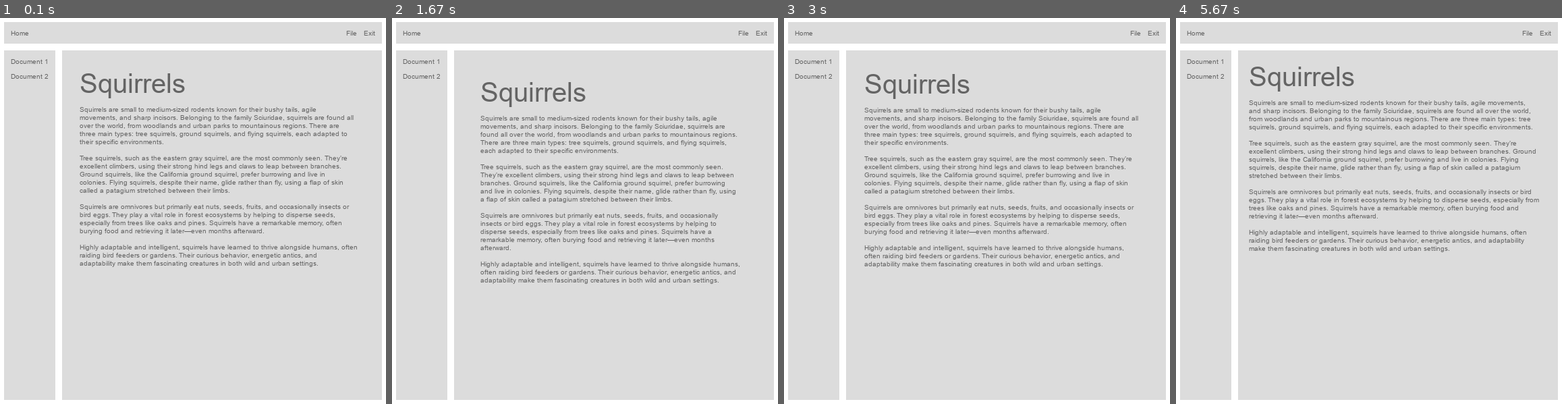
Above: before the commit, frames 1-4 (left to right).
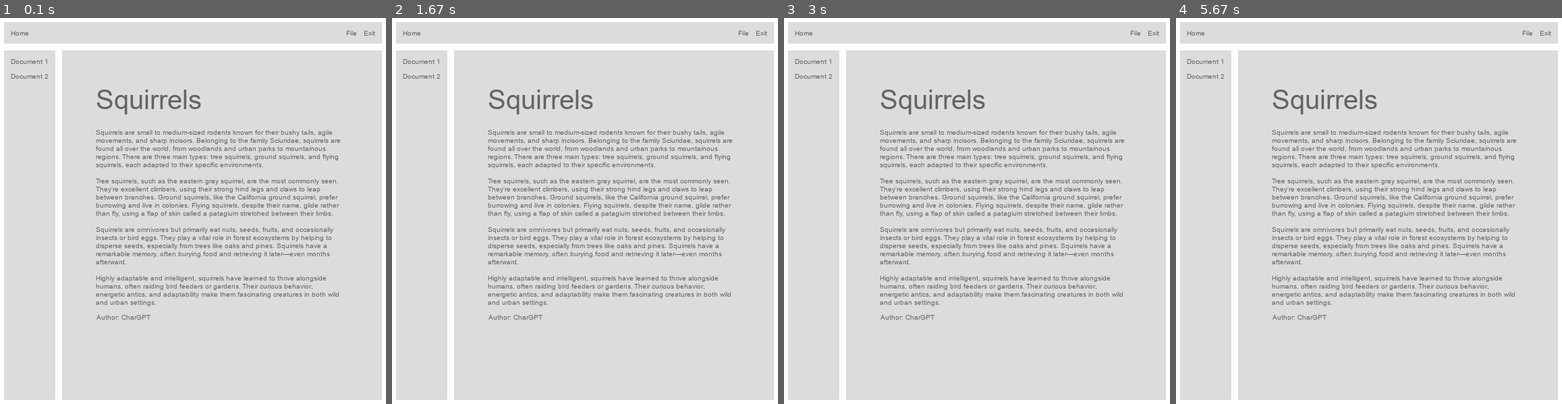
Above: after the commit, the same moments.

Repository: personnnnnnn/pyui
Game: pygame game, started from main.py
Same seed, same stepped clock (60 frames per second), same inputs: the game is played once before the commit and once after it.
Inputs:
- Up to frame 1 (0.1 s): no input
- Up to frame 2 (1.67 s): no input
- Up to frame 3 (3 s): no input
- Up to frame 4 (5.67 s): no input

The runs differ from the first frame. In frame 1, 11% of the frame differs, in the area x 20-93%, y 14-79%; in frame 2, 11%; in frame 3, 11%; in frame 4, 12%, in the area x 18-95%, y 12-79%.

Commit message:
Fixed even more bugs regarding text wrapping

Diff:
--- a/main.py
+++ b/main.py
@@ -26,8 +26,9 @@
             with Section().height_grow().top_to_bottom():
                 StyledText('Document 1')
                 StyledText('Document 2')
-            with Section().sizing_grow().top_to_bottom().padding((sin(pygame.time.get_ticks() / 1000) + 1) / 2 * 30 + 10):
+            with Section().sizing_grow().top_to_bottom().padding(50).child_gap(0):
                 Title('Squirrels')
+                UI().height_fixed(20).show()
                 StyledText('''Squirrels are small to medium-sized rodents known for their bushy tails, agile movements, …(279 unchanged characters)…
 
 Tree squirrels, such as the eastern gray squirrel, are the most commonly seen. They’re excellent climbers, using their  …(277 unchanged characters)…
@@ -35,6 +36,8 @@
 Squirrels are omnivores but primarily eat nuts, seeds, fruits, and occasionally insects or bird eggs. They play a vital …(201 unchanged characters)…
 
 Highly adaptable and intelligent, squirrels have learned to thrive alongside humans, often raiding bird feeders or gardens. Their curious behavior, energetic antics, and adaptability make them fascinating creatures in both wild and urban settings.''')
+                UI().height_fixed(10).show()
+                StyledText('Author: CharGPT')
 
 pygame.init()
 
--- a/pygame_renderer.py
+++ b/pygame_renderer.py
@@ -47,11 +47,7 @@
                 lines = command.text.splitlines()
                 y_shift = 0
                 f = command.font
-                # pygame.draw.rect(
-                #     surface=surface,
-                #     color=ui_color_to_pg_color(Color(255, 0, 0)),
-                #     rect=(command.x, command.y, f.get_text_width(command.text, command.font_size), f.get_text_height(command.font_size)),
-                # )
+
                 for line in lines:
                     height = f.get_text_height(command.font_size)
                     text_surf = f.get_font(command.font_size).render(line, True, ui_color_to_pg_color(command.color))
--- a/ui.py
+++ b/ui.py
@@ -518,12 +518,14 @@
                     left = current_line[:cutoff_index]
                     right = current_line[cutoff_index + 1:]  # drop the space
                 else:
-                    # No spaces, hard break
-                    left = current_line
-                    right = ''
+                    left = current_line[-1:]
+                    right = current_line[-1]
+
                 new_text += f'{left}\n'
                 current_line = right
+
                 line_width = self.ui_data.font.get_text_width(current_line, self.ui_data.font_size)
+                line_count += 1
 
         if current_line != '':
             new_text += current_line
